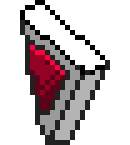
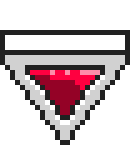
Two versions of the same layered image (130x145). Layer-by-layer changes:
showed "Layer 2" over [0, 30, 130, 145]
hid "Layer 1" over [20, 0, 110, 145]
